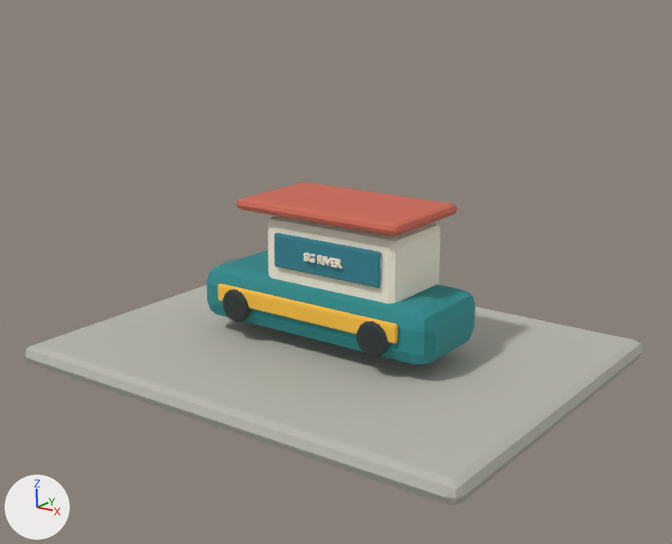
Two versions of the Blender file assets/bumboat-v2.blend, one commit apart.
One viewpoint serves both versions: the file's camera 'Camera'. Lighting does not change. The marker at lower left points along +X, +Y and +Z. The older version comes first.

The first picture shows 'Ground', 'SINGAPORE RIVER BUMBOAT · Chalk', 'SINGAPORE RIVER BUMBOAT · Dark metal', 'SINGAPORE RIVER BUMBOAT · Deep teal', 'SINGAPORE RIVER BUMBOAT · Graphic glass', 'SINGAPORE RIVER BUMBOAT · Ink', 'SINGAPORE RIVER BUMBOAT · Signal yellow', 'SINGAPORE RIVER BUMBOAT · Terracotta'.
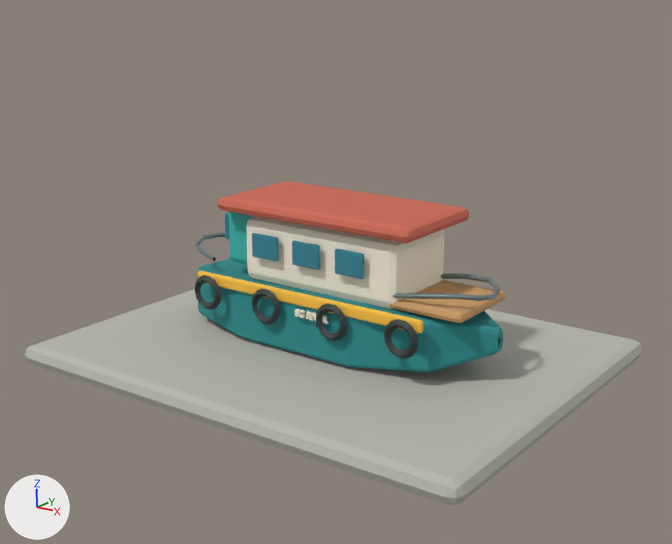
The change, as a list of edits to the scene's bpy script:
```text
Remove ob_singapore_river_bumboat___deep_teal:
    ob_singapore_river_bumboat___deep_teal = bpy.data.objects.new('SINGAPORE RIVER BUMBOAT · Deep teal', me_cube_291)
Remove ob_singapore_river_bumboat___signal_yellow:
    ob_singapore_river_bumboat___signal_yellow = bpy.data.objects.new('SINGAPORE RIVER BUMBOAT · Signal yellow', me_cube_292)
Remove ob_singapore_river_bumboat___chalk:
    ob_singapore_river_bumboat___chalk = bpy.data.objects.new('SINGAPORE RIVER BUMBOAT · Chalk', me_cube_293)
Remove ob_singapore_river_bumboat___graphic_glass:
    ob_singapore_river_bumboat___graphic_glass = bpy.data.objects.new('SINGAPORE RIVER BUMBOAT · Graphic glass', me_cube_294)
Remove ob_singapore_river_bumboat___terracotta:
    ob_singapore_river_bumboat___terracotta = bpy.data.objects.new('SINGAPORE RIVER BUMBOAT · Terracotta', me_cube_295)
Remove ob_singapore_river_bumboat___ink:
    ob_singapore_river_bumboat___ink = bpy.data.objects.new('SINGAPORE RIVER BUMBOAT · Ink', me_cylinder_039)
Remove ob_singapore_river_bumboat___dark_metal:
    ob_singapore_river_bumboat___dark_metal = bpy.data.objects.new('SINGAPORE RIVER BUMBOAT · Dark metal', me_cube_296)
Add ob_island_river_bumboat___dark_metal:
    ob_island_river_bumboat___dark_metal = bpy.data.objects.new('ISLAND RIVER BUMBOAT · Dark metal', me_bow_safety_rail)  # 64 vertices, 56 faces; spans x -2.51..2.46, y -0.59..0.59, z 0.99..1.19; in mat_dark_metal (grey #768484)
    ob_island_river_bumboat___dark_metal.parent = ob_singapore_river_bumboat
    ob_island_river_bumboat___dark_metal.location = (0.0, 0.0, 0.0)
Add ob_island_river_bumboat___sun_timber:
    ob_island_river_bumboat___sun_timber = bpy.data.objects.new('ISLAND RIVER BUMBOAT · Sun timber', me_cube_173)  # 56 vertices, 54 faces; spans x -0.575..0.575, y -0.61..0.61, z -0.07..0.07; in mat_sun_timber (orange #cb9e69)
    ob_island_river_bumboat___sun_timber.parent = ob_singapore_river_bumboat
    ob_island_river_bumboat___sun_timber.location = (1.72, 0.04, 0.92)
Add ob_island_river_bumboat___ink:
    ob_island_river_bumboat___ink = bpy.data.objects.new('ISLAND RIVER BUMBOAT · Ink', me_torus)  # 448 vertices, 448 faces; spans x -0.25..3.49, y -0.25..0.25, z -1.77..0.05; in mat_ink (dark grey #2c3535)
    ob_island_river_bumboat___ink.parent = ob_singapore_river_bumboat
    ob_island_river_bumboat___ink.location = (-1.62, -0.86, 0.62)
    ob_island_river_bumboat___ink.rotation_euler = (1.571, 0.0, 0.0)  # degrees (90, 0, 0)
Add ob_island_river_bumboat___graphic_glass:
    ob_island_river_bumboat___graphic_glass = bpy.data.objects.new('ISLAND RIVER BUMBOAT · Graphic glass', me_cube_166)  # 392 vertices, 378 faces; spans x -0.04..2.53, y -0.52..0.88, z -0.28..0.19; in mat_graphic_glass (cyan #388697)
    ob_island_river_bumboat___graphic_glass.parent = ob_singapore_river_bumboat
    ob_island_river_bumboat___graphic_glass.location = (-1.61, -0.18, 1.5)
Add ob_island_river_bumboat___weathered_teal:
    ob_island_river_bumboat___weathered_teal = bpy.data.objects.new('ISLAND RIVER BUMBOAT · Weathered teal', me_cube_165)  # 56 vertices, 54 faces; spans x -0.39..0.39, y -0.51..0.51, z -0.43..0.43; in mat_weathered_teal (cyan #38b5ad)
    ob_island_river_bumboat___weathered_teal.parent = ob_singapore_river_bumboat
    ob_island_river_bumboat___weathered_teal.location = (-1.2, 0.04, 1.4)
Add ob_island_river_bumboat___terracotta:
    ob_island_river_bumboat___terracotta = bpy.data.objects.new('ISLAND RIVER BUMBOAT · Terracotta', me_cube_164)  # 56 vertices, 54 faces; spans x -1.59..1.59, y -0.79..0.79, z -0.1..0.1; in mat_terracotta (red #ce6955)
    ob_island_river_bumboat___terracotta.parent = ob_singapore_river_bumboat
    ob_island_river_bumboat___terracotta.location = (0.05, 0.04, 1.89)
Add ob_island_river_bumboat___chalk:
    ob_island_river_bumboat___chalk = bpy.data.objects.new('ISLAND RIVER BUMBOAT · Chalk', me_cube_163)  # 6146 vertices, 5689 faces; spans x -1.27..1.27, y -0.89..0.62, z -0.71..0.46; in mat_chalk (pale yellow #f6f0dd)
    ob_island_river_bumboat___chalk.parent = ob_singapore_river_bumboat
    ob_island_river_bumboat___chalk.location = (0.1, 0.04, 1.28)
Add ob_island_river_bumboat___signal_yellow:
    ob_island_river_bumboat___signal_yellow = bpy.data.objects.new('ISLAND RIVER BUMBOAT · Signal yellow', me_cube_162)  # 112 vertices, 108 faces; spans x -1.88..1.88, y -1.58..0.04, z -0.09..0.09; in mat_signal_yellow (orange #f9c03f)
    ob_island_river_bumboat___signal_yellow.parent = ob_singapore_river_bumboat
    ob_island_river_bumboat___signal_yellow.location = (0.0, 0.77, 0.8)
Add ob_island_river_bumboat___deep_teal:
    ob_island_river_bumboat___deep_teal = bpy.data.objects.new('ISLAND RIVER BUMBOAT · Deep teal', me_pointed_timber_bumboat_hull)  # 104 vertices, 102 faces; spans x -2.55..2.55, y -0.78..0.78, z 0.0..0.86; in mat_deep_teal (cyan #278b8e)
    ob_island_river_bumboat___deep_teal.parent = ob_singapore_river_bumboat
    ob_island_river_bumboat___deep_teal.location = (0.0, 0.0, 0.0)
```

What differs and where, as boxes [x1, y1, x2, y2] in the pictures (672 x 544 px):
'ISLAND RIVER BUMBOAT · Deep teal', added (cyan): after [197, 258, 503, 372]
'SINGAPORE RIVER BUMBOAT · Deep teal', deleted (cyan): before [207, 250, 475, 365]
'ISLAND RIVER BUMBOAT · Chalk', added (pale yellow): after [246, 216, 444, 324]
'ISLAND RIVER BUMBOAT · Terracotta', added (red): after [217, 181, 469, 243]
'SINGAPORE RIVER BUMBOAT · Chalk', deleted (pale yellow): before [268, 216, 441, 304]
'SINGAPORE RIVER BUMBOAT · Terracotta', deleted (red): before [236, 182, 457, 236]
'SINGAPORE RIVER BUMBOAT · Graphic glass', deleted (cyan): before [274, 233, 381, 288]
'SINGAPORE RIVER BUMBOAT · Signal yellow', deleted (orange): before [218, 283, 398, 343]
'ISLAND RIVER BUMBOAT · Sun timber', added (orange): after [390, 280, 505, 323]
'ISLAND RIVER BUMBOAT · Ink', added: after [195, 275, 419, 359]
'ISLAND RIVER BUMBOAT · Signal yellow', added (orange): after [198, 270, 423, 334]
'ISLAND RIVER BUMBOAT · Graphic glass', added (cyan): after [225, 213, 364, 279]
'SINGAPORE RIVER BUMBOAT · Ink', deleted: before [223, 289, 390, 357]
'ISLAND RIVER BUMBOAT · Dark metal', added: after [195, 232, 500, 301]
'ISLAND RIVER BUMBOAT · Weathered teal', added (cyan): after [228, 212, 254, 265]
'SINGAPORE RIVER BUMBOAT · Dark metal', deleted: before [220, 257, 241, 265]
